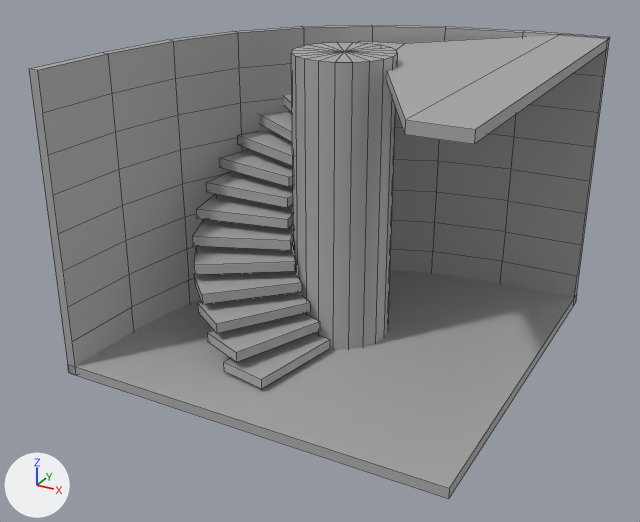
What one commit did to the FBX model UnityProjects/House of Healing/Assets/_Project/Art/Models/structure_staircurved.fbx.
Both versions are drawn from a 50 mm camera at (5.85, -5.47, 4.54) aimed at (1.92, 1.68, 0.97). The axes (+X, +Y, +Z) are drawn at lower left. The lights are the same throughout. The picture after the commit comes second. Mesh edges are drawn as thin lines. Where no turn or scale is listed for an object, it has been applied to the vertices.

Names of what the first picture shows: 'staircurved_floor', 'staircurved_pillar', 'staircurved_steps', 'staircurved_wall'.
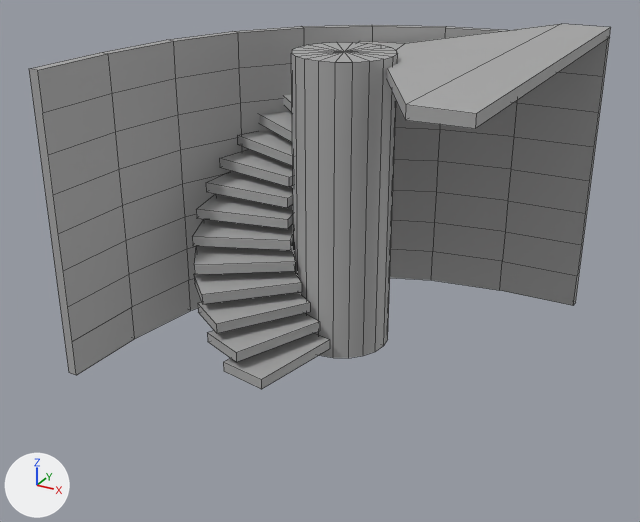
Pixel boxes (x1, y1, x2, y2) of what changed, in the pictures (640 x 522 px; the box of a moved part takes in the faces that stretch with it):
```json
{"object": "staircurved_floor", "change": "deleted", "before": [68, 270, 576, 499]}
{"object": "staircurved_steps", "change": "reshaped", "before": [192, 36, 610, 389], "after": [192, 24, 611, 389]}
{"part": 1, "of": "me_mesh_003", "change": "moved or reshaped", "before": [387, 36, 610, 144], "after": [387, 24, 611, 129]}
```

Edits to the scene script, one JSON object a line:
```json
{"block": "me_mesh_003", "where": "# used by ob_staircurved_steps; location = (0.0, 0.0, 0.0)"}
{"op": "remove", "block": "me_mesh_003", "code": "me_mesh_003.from_pydata(...)  # 136 vertices, 104 faces; spans x 0.48..4.0, y 0.0..4.0, z -0.05..2.99"}
{"op": "add", "block": "me_mesh_003", "code": "me_mesh_003.from_pydata(...)  # 128 vertices, 98 faces; spans x 0.48..4.0, y 0.0..4.0, z 0.14..3.1"}
{"block": "me_mesh_003", "change": "me_mesh_003 part 1"}
{"block": "me_mesh_003", "change": "6 vertices are removed from x 3.5..4.0, y 0.0..4.0, z 2.89..2.99"}
{"block": "me_mesh_003", "change": "9 faces are deleted"}
{"block": "me_mesh_003", "change": "1 vertex moves from x 4.0, y 0.0, z 2.99 to x 4.0, y 0.0, z 3.0"}
{"block": "me_mesh_003", "change": "6 vertices are added at (3.5, 4.0, 3.0), (3.5, 4.0, 3.1), (3.5, 0.0, 3.1), (4.0, 4.0, 3.0), (4.0, 4.0, 3.1), (4.0, 0.0, 3.1)"}
{"block": "me_mesh_003", "change": "9 new faces join them"}
{"block": "me_mesh_003", "change": "other edits to the shape of me_mesh_003 do not show in these pictures"}
{"op": "remove", "block": "ob_staircurved_floor", "code": ["ob_staircurved_floor = bpy.data.objects.new('staircurved_floor', me_mesh_001)", "ob_staircurved_floor.location = (0.0, 0.0, 0.0)"]}
```
